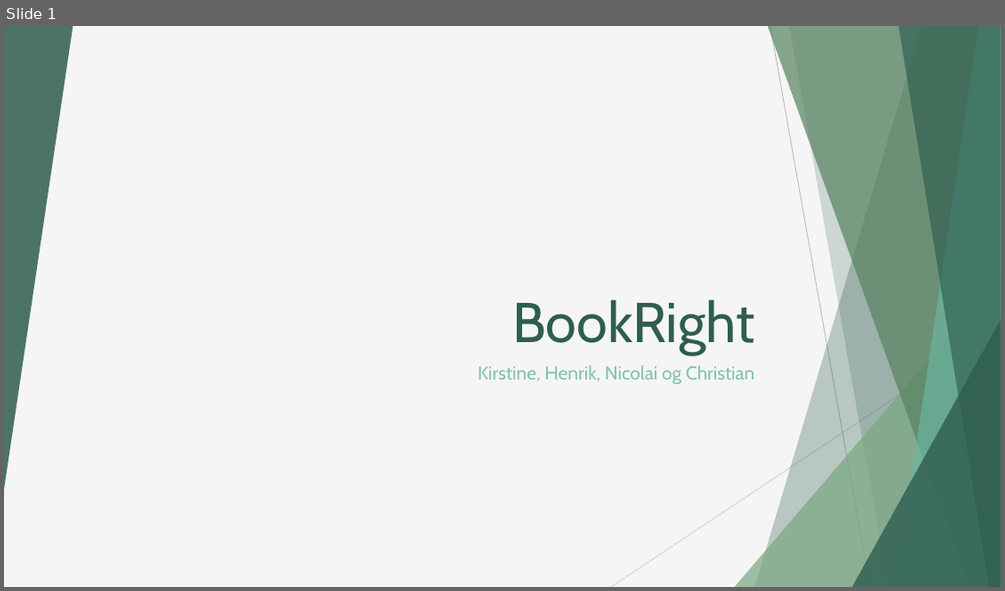
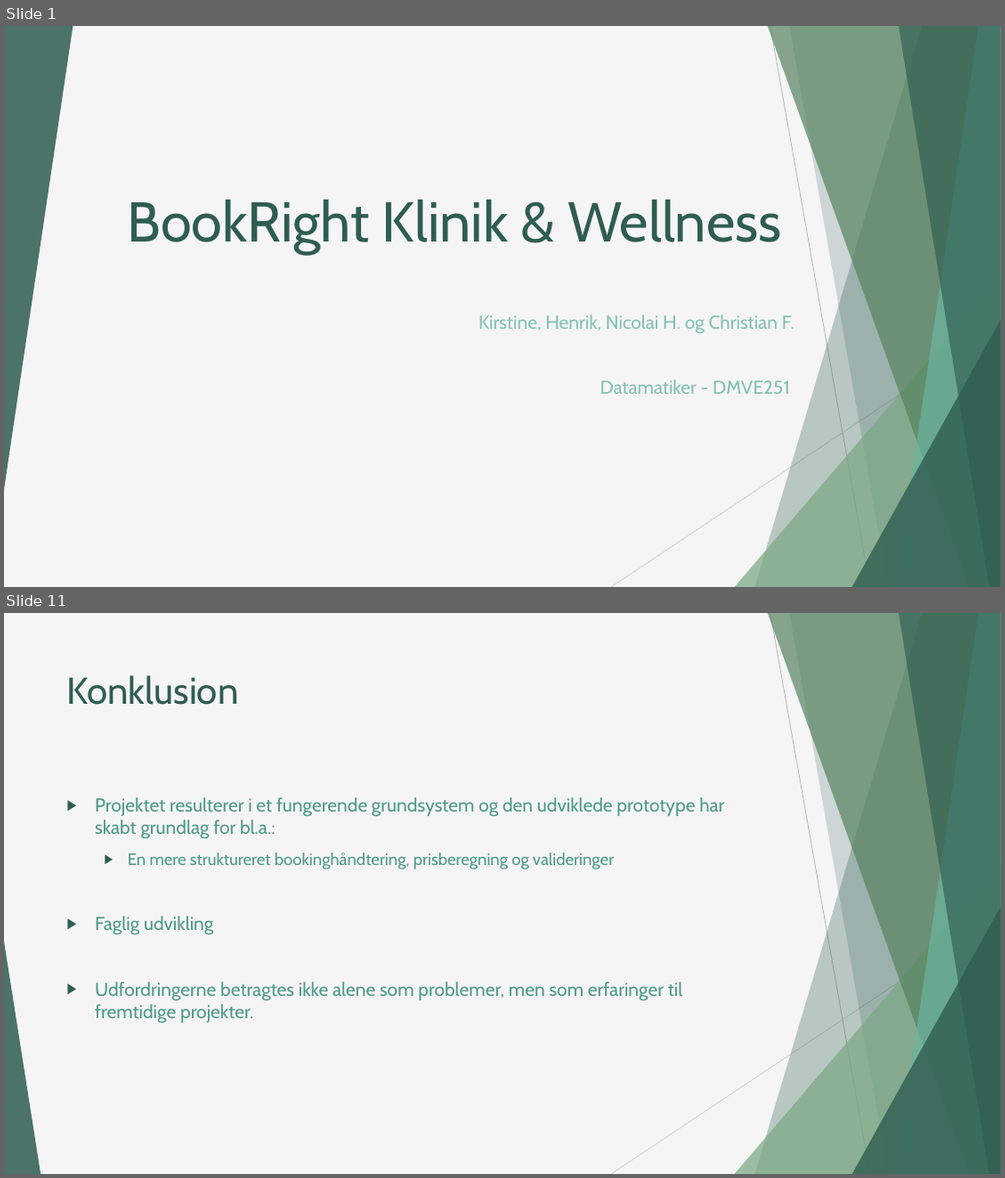
Before and after one commit to hiha76740/SecondSemesterEksamensProjekt, a slide deck: Dokumenter/Powerpoint.pptx. Shown one above the other, each under a label of ours: slide 1 before the commit, slides 1 and 11 after it; the slides between them are not shown. The pictures are 1005x591 and 1005x1178 pixels, drawn with LibreOffice and Linux fonts; fonts in the diff are those of the drawing. Boxes give left, top, right and bottom in pixels: in the first picture for what was removed or moved away, otherwise in the second. Text is boxed around its words. In the diff, an @@ line names an element or a change of style, - is before the commit and + after.

```diff
--- a/Dokumenter/Powerpoint.pptx
+++ b/Dokumenter/Powerpoint.pptx
@@ slide 11 added at [4,613,1001,1174], background #F5F5F5; not listed: 9 template elements that a slide beside it also shows @@
@@ title added at [67,675,239,705], 36 pt, text #2F5D50 @@
+Konklusion
@@ text added at [95,797,724,1022], 18 pt, text #4E9A85 @@
+▶ Projektet resulterer i et fungerende grundsystem og den udviklede prototype har skabt grundlag for bl.a.:
+  ▶ En mere struktureret bookinghåndtering, prisberegning og valideringer
+▶ Faglig udvikling
+▶ Udfordringerne betragtes ikke alene som problemer, men som erfaringer til fremtidige projekter.
@@ triangle added at [4,941,40,1174], fill #2F5D50 at 85% opacity @@
@@ slide 1 changed as well @@
@@ title at [128,199,781,255]: text changed @@
-BookRight
+BookRight Klinik & Wellness
@@ subtitle at [478,314,794,394]: text changed @@
-Kirstine, Henrik, Nicolai og Christian
+Kirstine, Henrik, Nicolai H. og Christian F.
+Datamatiker - DMVE251
```
Also in this commit, not shown: 4 other slides changed, 5 other slides added, 2 slides removed.
